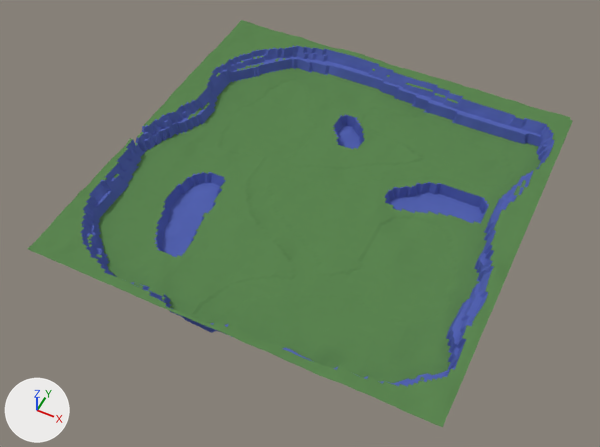
The Blender file Colour Shooter PlaceholderName/Assets/3D Models/DemoWorld[DontTouch]/DemoWorld.blend: old version first, new version second.
Before and after are seen from a camera (50 mm lens) standing at (48.1, -105.1, 120.4) and looking at (-1.4, -6.2, -3.3). Lighting does not change. The marker at lower left points along +X, +Y and +Z.

The older version as bpy lines, for what is in view:
```python
me_plane_001 = bpy.data.meshes.new('Plane.001')
me_plane_001.from_pydata(...)  # 16640 vertices, 16383 faces; spans x -1.36..1.36, y -1.36..1.36, z -0.09..0.17
# faces by material slot: [13852, 2531]
me_plane_001.materials.append(mat_grass)  # green #5c8652
me_plane_001.materials.append(mat_water)  # blue #5665b2
ob_plane = bpy.data.objects.new('Plane', me_plane_001)
ob_plane.location = (0.0, 0.0, 0.0)
ob_plane.scale = (29.5, 29.5, 29.5)
```
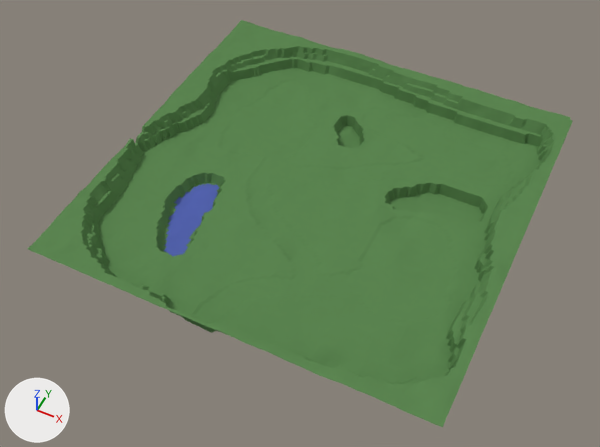
What differs and where, as boxes (x1, y1, x2, y2) in the pictures (600 x 447 px):
part 1 of me_plane_001, recoloured (blue to green)
    both: (80, 45, 555, 387)

The change in detail:
me_plane_001 has 16640 vertices, 16383 faces and spans x -1.36..1.36, y -1.36..1.36, z -0.09..0.17.
me_plane_001 is used by ob_plane; location (0.0, 0.0, 0.0); scale (29.5, 29.5, 29.5).
me_plane_001 part 1: 2248 of the faces centred in x -1.35..1.29, y -1.33..1.31, z -0.09..0.15 switch from mat_water (blue #5665b2) to mat_grass (green #5c8652).
